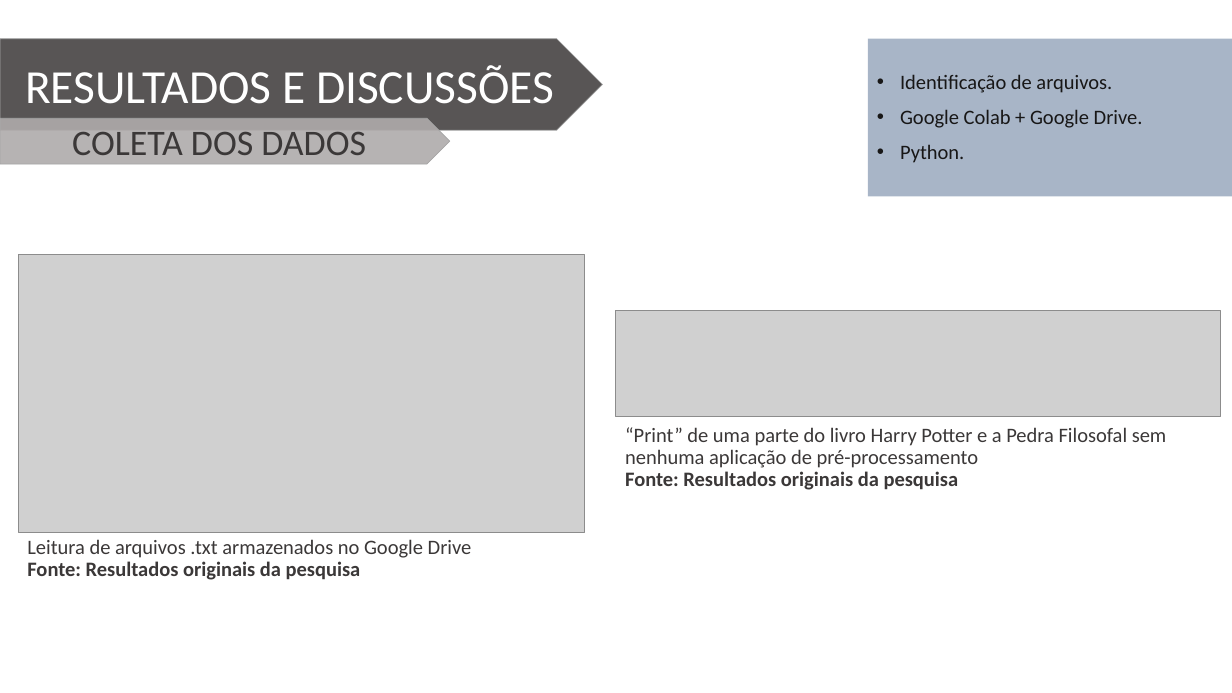
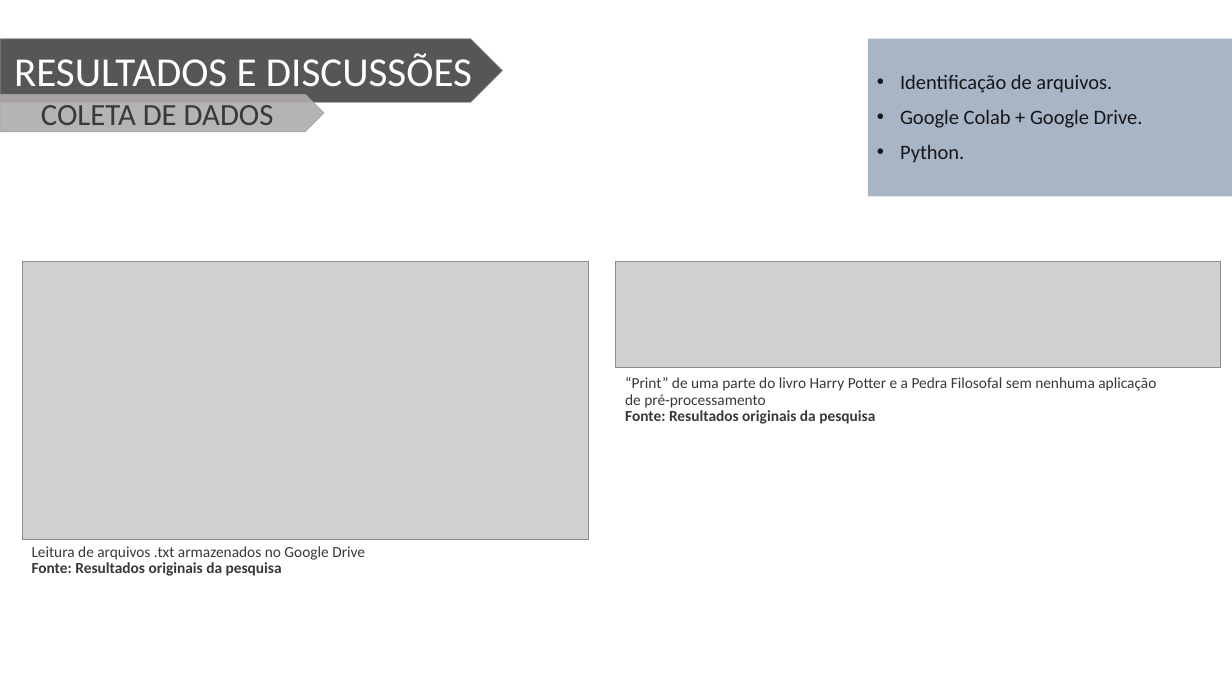
Before and after one commit to Wiryco/Natural-Language-Analysis-And-Processing, a slide deck: slide 7 of Apresentação TCC - Vinícius Andrade Lopes.pptx. Drawn at 1232x693 pixels with LibreOffice and Linux fonts; fonts in the diff are those of the drawing; grey boxes stand for pictures; background and template pictures are left out. Boxes give left, top, right and bottom in pixels: in the first picture for what was removed or moved away, otherwise in the second. Text is boxed around its words. In the diff, an @@ line names an element or a change of style, - is before the commit and + after.

```diff
--- a/Apresentação TCC - Vinícius Andrade Lopes.pptx
+++ b/Apresentação TCC - Vinícius Andrade Lopes.pptx
@@ pentagon arrow "RESULTADOS E DISCUSSÕES": place and size @@
-pentagon arrow "RESULTADOS E DISCUSSÕES" at (0,39,603,130)
+pentagon arrow "RESULTADOS E DISCUSSÕES" at (0,39,503,103)
@@ pentagon arrow "RESULTADOS E DISCUSSÕES" at (0,39,503,103): size 37 to 32 pt @@
@@ pentagon arrow "COLETA DE DADOS": place and size @@
-pentagon arrow "COLETA DE DADOS" at (0,118,450,165)
+pentagon arrow "COLETA DE DADOS" at (0,94,324,132)
@@ text in pentagon arrow at (41,105,274,133): text changed; size 28 to 24 pt @@
-COLETA DOS DADOS
+COLETA DE DADOS
@@ picture: place and size @@
-picture at (18,254,585,532)
+picture at (22,262,589,540)
@@ picture: place and size @@
-picture at (616,311,1221,417)
+picture at (616,262,1221,368)
@@ text "“Print” de uma parte do ..." at (625,377,1156,424): size 16 to 12 pt @@
@@ text "“Print” de uma parte do ...": place and size @@
-text "“Print” de uma parte do ..." at (625,427,1167,490)
+text "“Print” de uma parte do ..." at (625,377,1156,424)
@@ text "Leitura de arquivos .txt armazenados ...": place and size @@
-text "Leitura de arquivos .txt armazenados ..." at (27,539,472,580)
+text "Leitura de arquivos .txt armazenados ..." at (32,546,365,576)
@@ text "Leitura de arquivos .txt armazenados ..." at (32,546,365,576): size 16 to 12 pt @@
```
Also in this commit, not shown: 8 other slides changed, 2 slides added, 2 other files.
